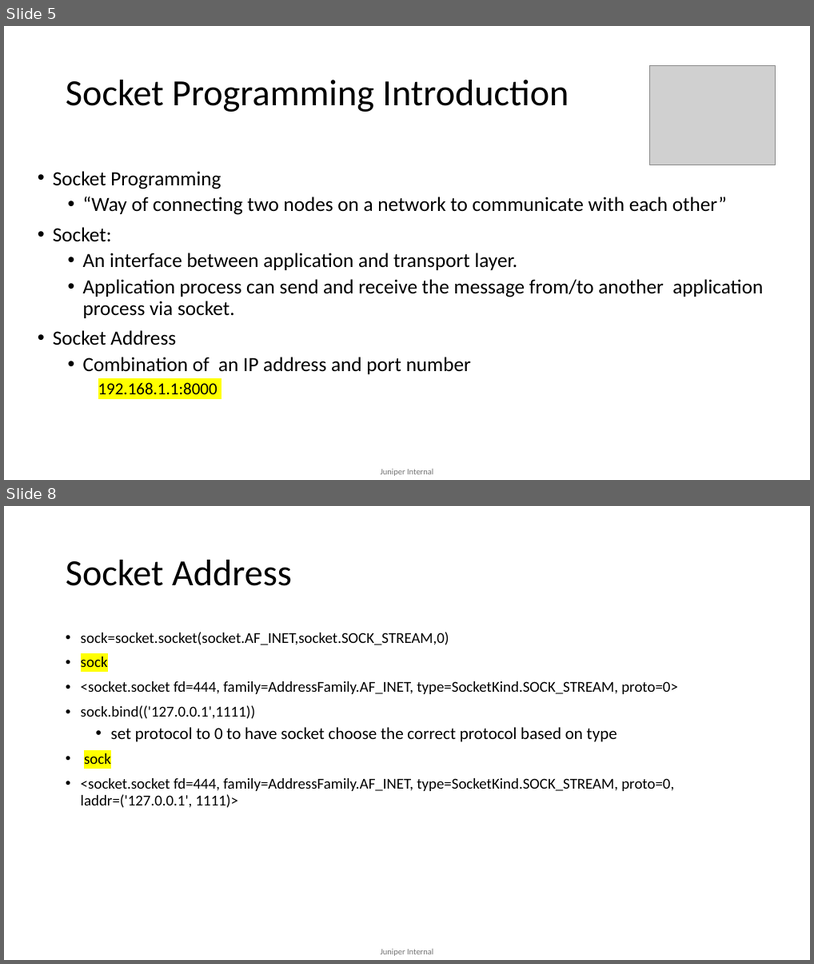
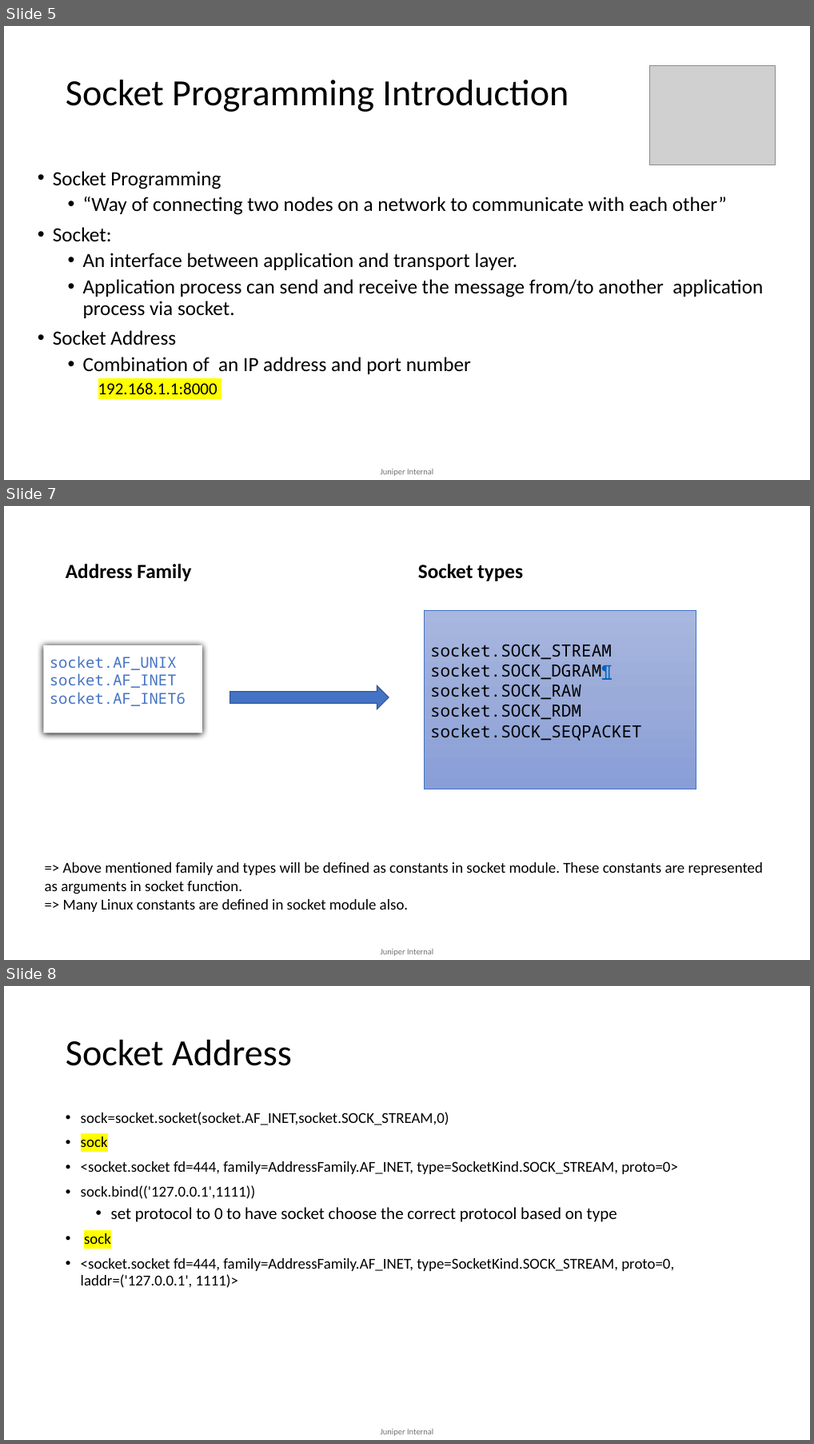
Before and after one commit to mdsathees/Network_programming, a slide deck: Socket-programming-python.pptx. Shown one above the other, each under a label of ours: slides 5 and 8 before the commit, slides 5, 7 and 8 after it; the slides between them are not shown. The pictures are 814x964 and 814x1444 pixels, drawn with LibreOffice and Linux fonts; fonts in the diff are those of the drawing; grey boxes stand for pictures. Boxes give left, top, right and bottom in pixels: in the first picture for what was removed or moved away, otherwise in the second. Text is boxed around its words. In the diff, an @@ line names an element or a change of style, - is before the commit and + after.

```diff
--- a/Socket-programming-python.pptx
+++ b/Socket-programming-python.pptx
@@ slide 7 added at box(4, 506, 810, 960), background #FFFFFF; not listed: 1 template element that a slide beside it also shows @@
@@ text added at box(66, 564, 191, 581), 24 pt, text #000000, bold @@
+Address Family
@@ text added at box(418, 564, 523, 581), 24 pt, text #000000, bold @@
+Socket types
@@ rectangle added at box(425, 610, 696, 788), fill gradient #A8B7DF to #9AABD9 to #889ED7, outline #4472C4 0.5 pt, 20 pt, text #000000 @@
+socket.SOCK_STREAM
+socket.SOCK_DGRAM¶
+socket.SOCK_RAW
+socket.SOCK_RDM
+socket.SOCK_SEQPACKET
@@ rectangle added at box(43, 645, 202, 733), fill #FFFFFF, 18 pt, text #4472C4 @@
+socket.AF_UNIX
+socket.AF_INET
+socket.AF_INET6
@@ right arrow added at box(230, 686, 389, 709), fill #4472C4, outline #325491 1 pt @@
@@ text added at box(45, 862, 763, 912), 18 pt, text #000000 @@
+=> Above mentioned family and types will be defined as constants in socket module. These constants are represented as arguments in socket function.
+=> Many Linux constants are defined in socket module also.
```
Also in this commit, not shown: 3 slides changed, 5 other slides added, 2 slides removed.
